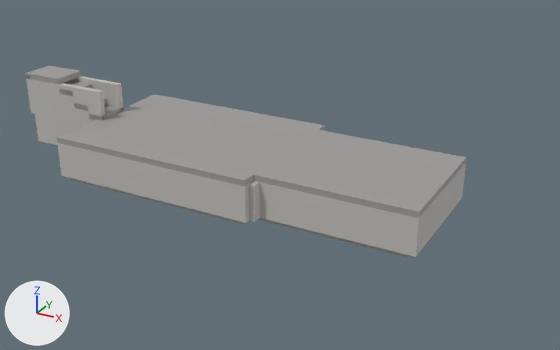
The glTF model models/sotano/sotano.glb: old version first, new version second.
One viewpoint serves both versions: a 50 mm lens placed at (43.0, -44.1, 18.9), pointed at (20.1, -2.5, -1.9). Every picture has the same lights, and +X, +Y and +Z are marked at lower left. The first picture is the older version. Objects named as collision shapes, trigger or cutter boxes, shadow casters or lower levels of detail are left out. Where no turn or scale is listed for an object, it has been applied to the vertices. Vertices at exactly the same position are counted once.

The first picture shows 'Descanso_techo-convcol', 'Muro2_este-convcol', 'Muro2_norte-convcol', 'Muro2_sur-convcol', 'Muro_medio_tapa_s-convcol', 'Muro_sur-convcol', 'Pasillo_muro_n-convcol', 'Pasillo_muro_s-convcol', 'Piso2-convcol', 'Techo-convcol', 'Techo2-convcol' and 5 more.
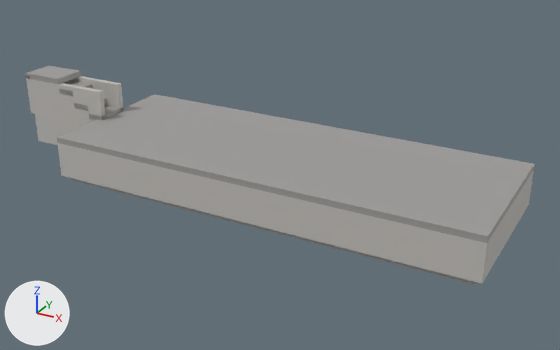
Changed parts and their boxes [x1, y1, x2, y2] in the pictures (560 x 350 px):
'Techo2-convcol', reshaped, moved (37% wider, 33% taller)
    before: [254, 130, 466, 218]
    after: [245, 126, 535, 243]
'Muro2_sur-convcol', reshaped, moved (50% wider, 29% taller)
    before: [259, 182, 421, 257]
    after: [245, 187, 489, 284]
'Muro2_este-convcol', moved
    before: [418, 166, 464, 253]
    after: [484, 173, 532, 280]
'Piso2-convcol', reshaped, moved (mostly hidden)
    before: [258, 218, 412, 258]
    after: [244, 223, 477, 285]
'Muro_medio_tapa_s-convcol', deleted
    before: [249, 181, 260, 222]
'Muro2_norte-convcol', reshaped, moved
    before: [460, 164, 466, 200]
    after: [527, 170, 534, 207]

What changed in the scene script:
```text
Change me_muro2_norte:
    remove me_muro2_norte.from_pydata(...)  # 8 vertices, 12 faces; spans x -5.2..5.2, y -0.2..0.2, z -1.2..1.2
    add me_muro2_norte.from_pydata(...)  # 8 vertices, 12 faces; spans x -7.2..7.2, y -0.2..0.2, z -1.2..1.2
    me_muro2_norte part 1
    add for i in [0, 3, 4, 7]: me_muro2_norte.vertices[i].co += Vector((-2.0, 0.0, 0.0))
    add for i in [1, 2, 5, 6]: me_muro2_norte.vertices[i].co += Vector((2.0, 0.0, 0.0))
Change me_muro2_sur:
    remove me_muro2_sur.from_pydata(...)  # 8 vertices, 12 faces; spans x -5.2..5.2, y -0.2..0.2, z -1.2..1.2
    add me_muro2_sur.from_pydata(...)  # 8 vertices, 12 faces; spans x -7.2..7.2, y -0.2..0.2, z -1.2..1.2
    me_muro2_sur part 2
    add for i in [0, 3, 4, 7]: me_muro2_sur.vertices[i].co += Vector((-2.0, 0.0, 0.0))
    add for i in [1, 2, 5, 6]: me_muro2_sur.vertices[i].co += Vector((2.0, 0.0, 0.0))
Change me_piso2:
    remove me_piso2.from_pydata(...)  # 8 vertices, 12 faces; spans x -5.2..5.2, y -4.0..4.0, z -0.2..0.2
    add me_piso2.from_pydata(...)  # 8 vertices, 12 faces; spans x -7.2..7.2, y -5.0..5.0, z -0.2..0.2
    me_piso2 part 3
    me_piso2.vertices[0].co: (-5.2, -4.0, -0.2) -> (-7.2, -5.0, -0.2)  # not seen -> pixel (243, 224)
    me_piso2.vertices[1].co: (5.2, -4.0, -0.2) -> (7.2, -5.0, -0.2)  # pixel (410, 258) -> pixel (475, 284)
    me_piso2.vertices[2].co: (5.2, 4.0, -0.2) -> (7.2, 5.0, -0.2)
    me_piso2.vertices[3].co: (-5.2, 4.0, -0.2) -> (-7.2, 5.0, -0.2)
    me_piso2.vertices[4].co: (-5.2, -4.0, 0.2) -> (-7.2, -5.0, 0.2)
    me_piso2.vertices[5].co: (5.2, -4.0, 0.2) -> (7.2, -5.0, 0.2)
    me_piso2.vertices[6].co: (5.2, 4.0, 0.2) -> (7.2, 5.0, 0.2)
    me_piso2.vertices[7].co: (-5.2, 4.0, 0.2) -> (-7.2, 5.0, 0.2)
Change me_techo2:
    remove me_techo2.from_pydata(...)  # 8 vertices, 12 faces; spans x -5.2..5.2, y -4.4..4.4, z -0.2..0.2
    add me_techo2.from_pydata(...)  # 8 vertices, 12 faces; spans x -7.2..7.2, y -5.4..5.4, z -0.2..0.2
    me_techo2 part 4
    me_techo2.vertices[0].co: (-5.2, -4.4, -0.2) -> (-7.2, -5.4, -0.2)  # pixel (253, 180) -> pixel (245, 186)
    me_techo2.vertices[1].co: (5.2, -4.4, -0.2) -> (7.2, -5.4, -0.2)  # pixel (418, 218) -> pixel (487, 243)
    me_techo2.vertices[2].co: (5.2, 4.4, -0.2) -> (7.2, 5.4, -0.2)  # pixel (465, 163) -> pixel (533, 169)
    me_techo2.vertices[3].co: (-5.2, 4.4, -0.2) -> (-7.2, 5.4, -0.2)
    me_techo2.vertices[4].co: (-5.2, -4.4, 0.2) -> (-7.2, -5.4, 0.2)  # pixel (253, 174) -> pixel (245, 180)
    me_techo2.vertices[5].co: (5.2, -4.4, 0.2) -> (7.2, -5.4, 0.2)  # pixel (419, 211) -> pixel (487, 236)
    me_techo2.vertices[6].co: (5.2, 4.4, 0.2) -> (7.2, 5.4, 0.2)  # pixel (466, 157) -> pixel (534, 163)
    me_techo2.vertices[7].co: (-5.2, 4.4, 0.2) -> (-7.2, 5.4, 0.2)  # pixel (318, 129) -> pixel (324, 125)
Change ob_muro2_este_convcol:
    ob_muro2_este_convcol.location: (31.2, -3.0, -1.4) -> (35.2, -3.0, -1.4)
Change ob_muro2_norte_convcol:
    ob_muro2_norte_convcol.location: (26.2, 1.2, -1.4) -> (28.2, 2.2, -1.4)
Change ob_muro2_sur_convcol:
    ob_muro2_sur_convcol.location: (26.2, -7.2, -1.4) -> (28.2, -8.2, -1.4)
Remove ob_muro_medio_tapa_s_convcol:
    ob_muro_medio_tapa_s_convcol = bpy.data.objects.new('Muro_medio_tapa_s-convcol', me_muro_medio_tapa_s)
Change ob_piso2_convcol:
    ob_piso2_convcol.location: (25.8, -3.0, -2.8) -> (27.8, -3.0, -2.8)
Change ob_techo2_convcol:
    ob_techo2_convcol.location: (26.2, -3.0, 0.0) -> (28.2, -3.0, 0.0)
```
